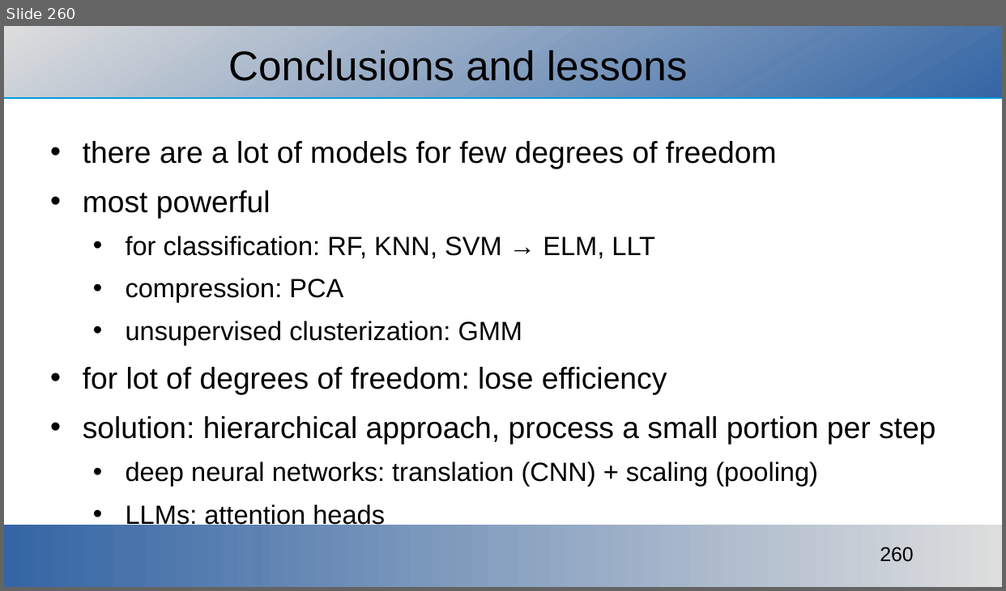
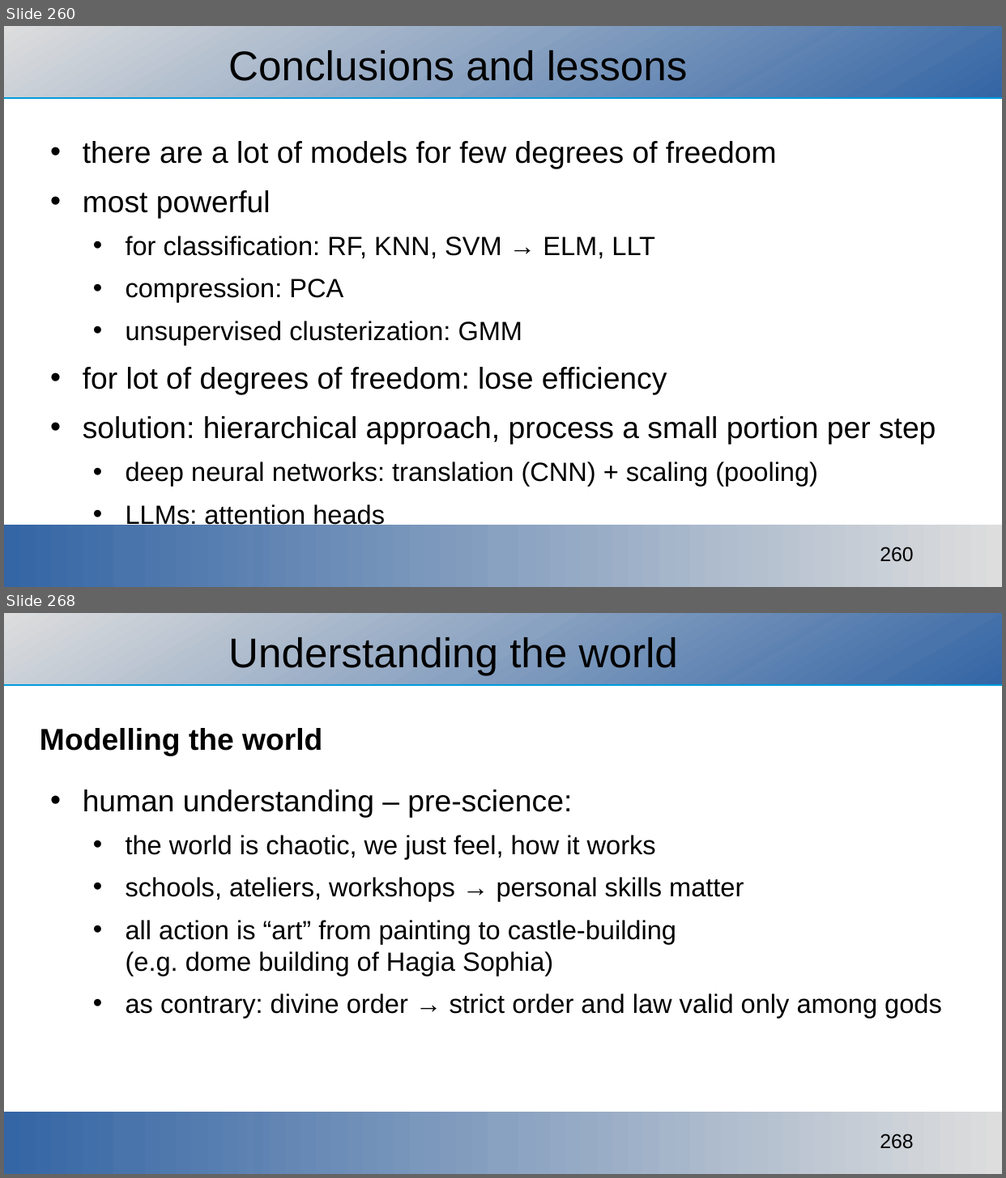
Before and after one commit to ajakovac/ML-in-Practice-I, a slide deck: ML in practice.odp. Shown one above the other, each under a label of ours: slide 260 before the commit, slides 260 and 268 after it; the slides between them are not shown. The pictures are 1006x591 and 1006x1178 pixels, drawn with LibreOffice and Linux fonts; fonts in the diff are those of the drawing; background and template pictures are left out. Boxes give left, top, right and bottom in pixels: in the first picture for what was removed or moved away, otherwise in the second. Text is boxed around its words. In the diff, an @@ line names an element or a change of style, - is before the commit and + after.

```diff
--- a/ML in practice.odp
+++ b/ML in practice.odp
@@ slide 268 added at box(4, 613, 1002, 1174), background #FFFFFF; not listed: 3 template elements that a slide beside it also shows @@
@@ title added at box(228, 637, 678, 675), 33 pt, text #000000 @@
+Understanding the world
@@ text added at box(40, 728, 942, 1018), 21 pt, text #000000 @@
+Modelling the world
+• human understanding – pre-science:
+  • the world is chaotic, we just feel, how it works
+  • schools, ateliers, workshops → personal skills matter
+  • all action is “art” from painting to castle-building
+    (e.g. dome building of Hagia Sophia)
+  • as contrary: divine order → strict order and law valid only among gods
```
Also in this commit, not shown: 19 other slides added, 2 other files.
